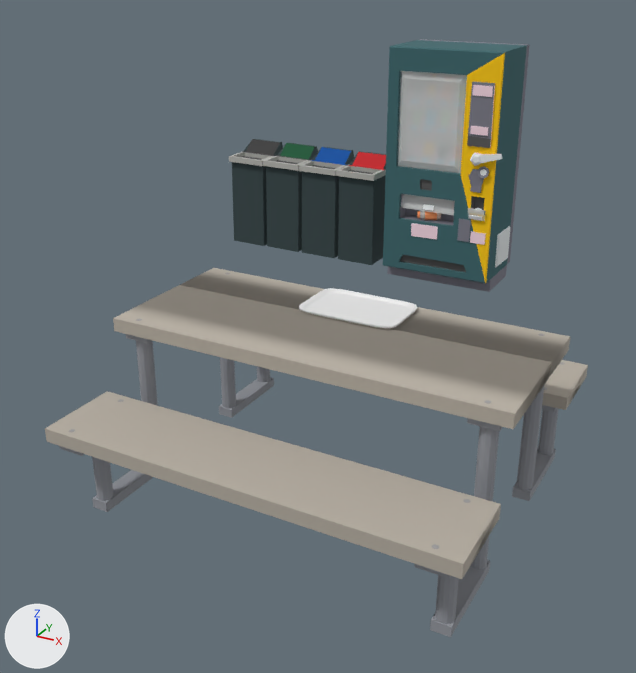
Two versions of the FBX model Unity/Source/Assets/Meshes/Episode 1/Environment-Ep1.fbx, one commit apart.
Camera for both pictures: a 50 mm lens placed at (20.6, -48.1, 20.0), pointed at (-7.8, 3.6, -5.9). Lighting does not change. The marker at lower left points along +X, +Y and +Z. Where no turn or scale is listed for an object, it has been applied to the vertices.

In view in the first picture: 'Bench', 'Bins', 'Tray', 'VendingMachine'.
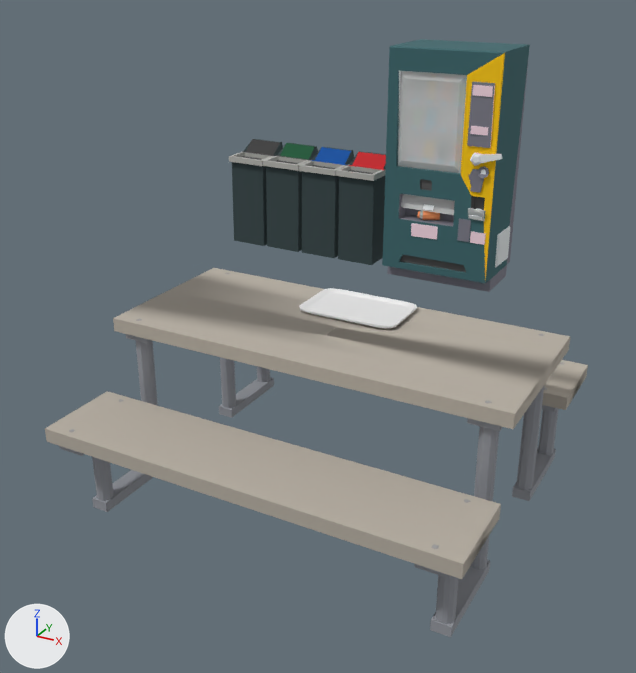
Patch to the scene script:
```diff
--- a/Unity/Source/Assets/Meshes/Episode 1/Environment-Ep1.fbx.py
+++ b/Unity/Source/Assets/Meshes/Episode 1/Environment-Ep1.fbx.py
@@ me_bench @@
 # used by ob_bench; location = (0.0, -8.52, -8.82)
-me_bench.from_pydata(...)  # 1522 vertices, 1546 faces; spans x -11.6..11.6, y -10.8..10.8, z -0.2..9.8
+me_bench.from_pydata(...)  # 779 vertices, 924 faces; spans x -11.6..11.6, y -10.8..10.8, z -0.2..9.8
+# me_bench part 2: 40 vertices moved within x 9.8..10.6, y -10.6..10.6, z 4.9..9.8; 477 vertices removed from x 9.4..11.0, y -10.7..10.7, z 0.0..9.8; 116 vertices added at x 9.8..10.6, y -10.7..10.7, z 0.0..9.8
+# me_bench part 3: 40 vertices moved within x -10.6..-9.8, y -10.6..10.6, z 4.9..9.8; 475 vertices removed from x -11.0..-9.4, y -10.7..10.7, z 0.0..9.8; 115 vertices added at x -10.6..-9.8, y -10.7..10.7, z 0.0..9.8
+# me_bench part 4: 22 vertices removed from x 0.0, y -10.8..10.8, z 4.8..9.8
 me_bench.materials.append(mat_bench_c)
@@ me_vendingmachine @@
 # used by ob_vendingmachine; location = (-7.09, 27.87, -8.59)
-me_vendingmachine.from_pydata(...)  # 1666 vertices, 1386 faces; spans x -5.1..5.7, y -4.4..4.1, z 0.0..21.0
+me_vendingmachine.from_pydata(...)  # 891 vertices, 810 faces; spans x -5.1..5.7, y -4.4..4.1, z 0.0..21.0
+# me_vendingmachine part 1: 88 vertices moved from x -3.7..4.6, y -4.0..-1.2, z 6.6..18.7 to x -3.7..4.6, y -4.0..-1.2, z 6.4..18.7; 913 vertices removed from x -5.1..5.1, y -4.1..3.3, z 1.2..21.0; 138 vertices added at x -5.1..5.1, y -4.1..-0.7, z 1.2..18.9
 me_vendingmachine.materials.append(mat_vending_a)
```

Location of each change, (x1, y1, x2, y2) in pixels of the pictures (636 x 673 px):
'VendingMachine', reshaped
    before: (383, 39, 530, 292)
    after: (382, 39, 530, 292)
part 1 of me_vendingmachine, cut back
    before: (386, 39, 530, 283)
    after: (386, 67, 503, 283)
part 2 of me_bench, cut back
    before: (432, 333, 565, 623)
    after: (431, 333, 565, 623)
part 3 of me_bench, cut back
    both: (69, 273, 270, 501)
part 4 of me_bench, deleted
    before: (45, 268, 588, 579)
